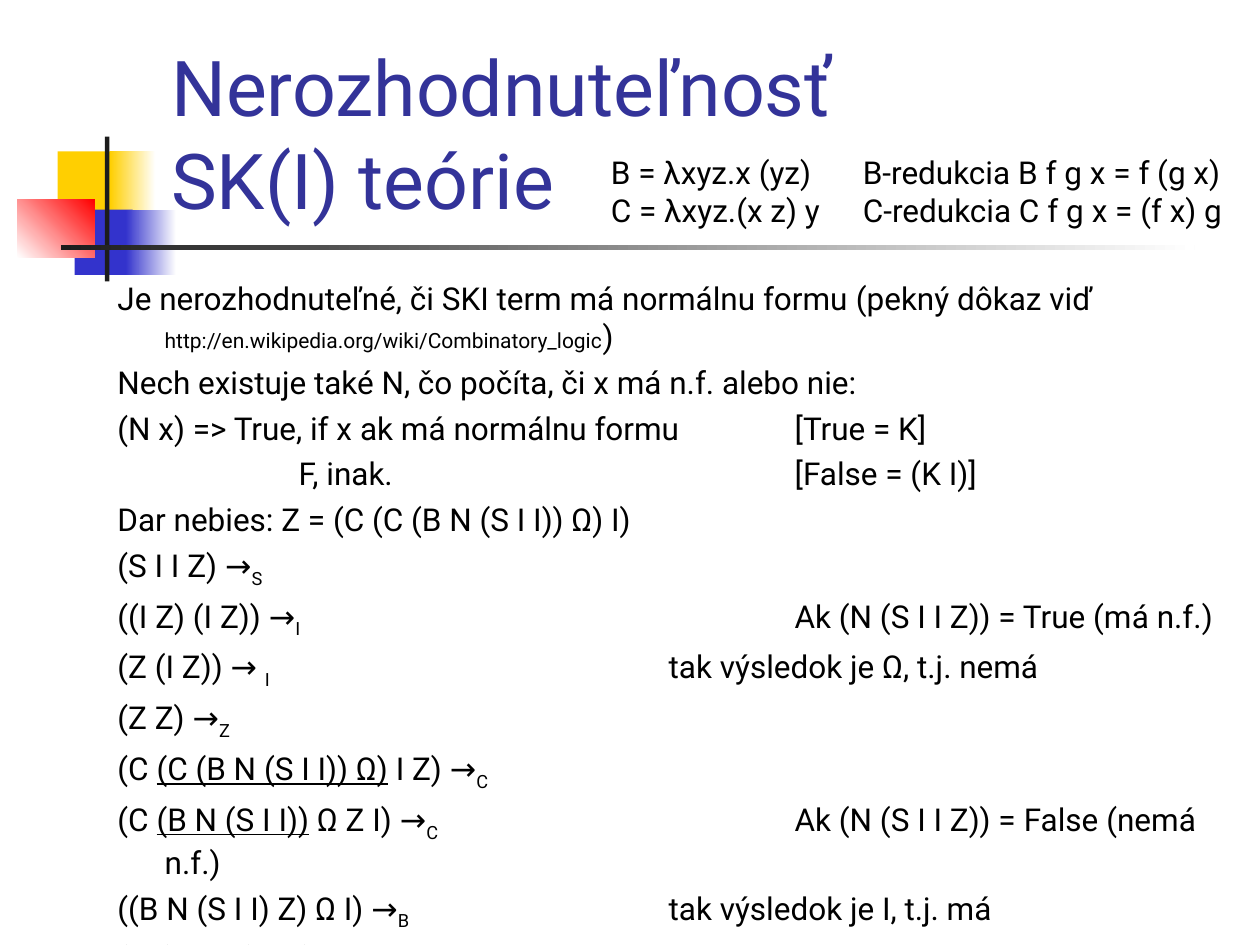
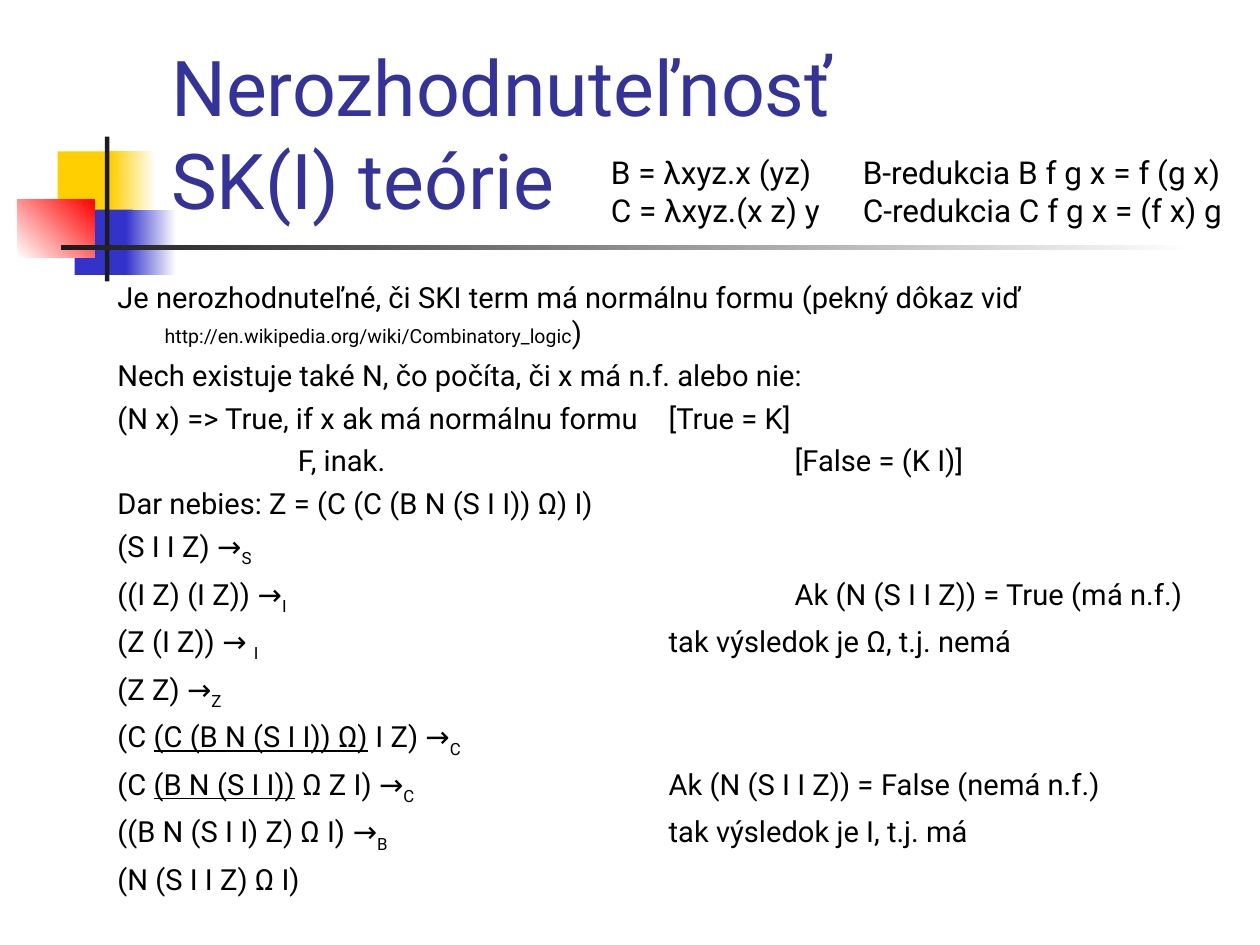
Before and after one commit to Funkcionalne/Prednasky, a slide deck: slide 15 of 07/07_fpro.ppt. Drawn at 1260x945 pixels with LibreOffice and Linux fonts; fonts in the diff are those of the drawing. Boxes give left, top, right and bottom in pixels: in the first picture for what was removed or moved away, otherwise in the second. Text is boxed around its words. In the diff, an @@ line names an element or a change of style, - is before the commit and + after.

```diff
--- a/07/07_fpro.ppt
+++ b/07/07_fpro.ppt
@@ text "Je nerozhodnuteľné, či SKI term ..." at bbox=[117, 285, 1182, 897]: size 18 to 16.6 pt in "Je nerozhodnuteľné, či SKI term má normálnu ...", "Nech existuje také N, čo počíta, či ...", "(N x) => True, if x ak ...", "F, inak. [False = (K I)]" and 9 more places; size 12 to 11.1 pt in "http://en.wikipedia.org/wiki/Combinatory_logic)" @@
```
Also in this commit, not shown: 1 other slide changed, 2 other files.
